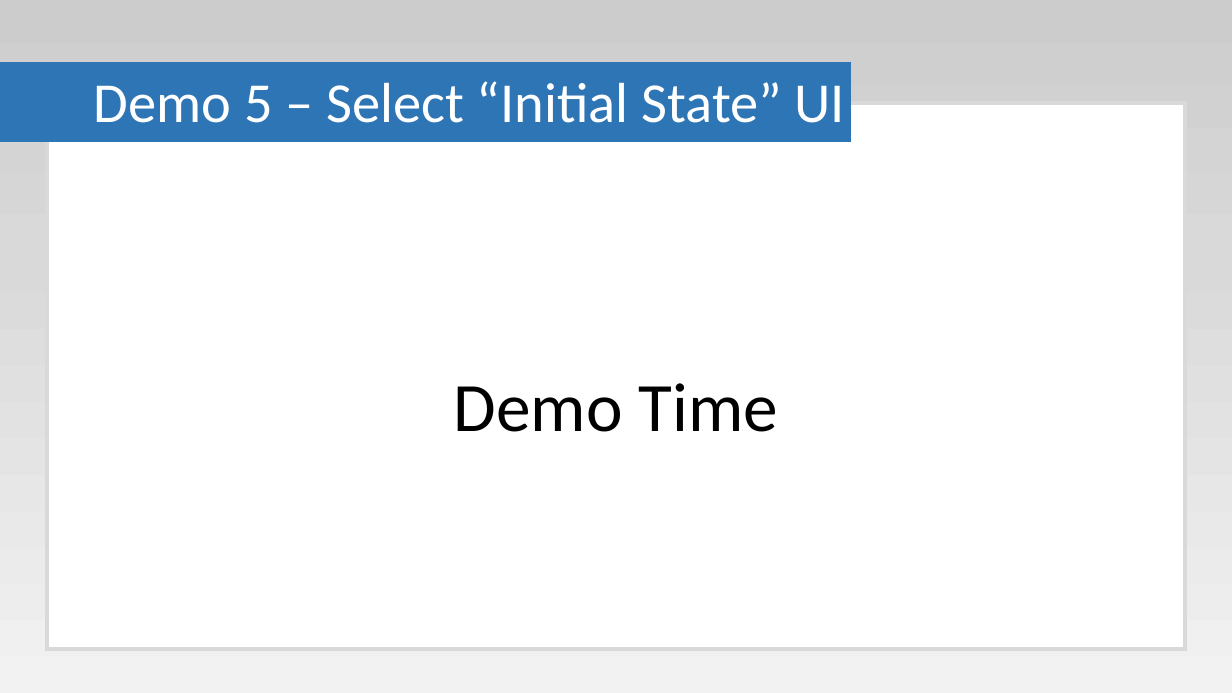
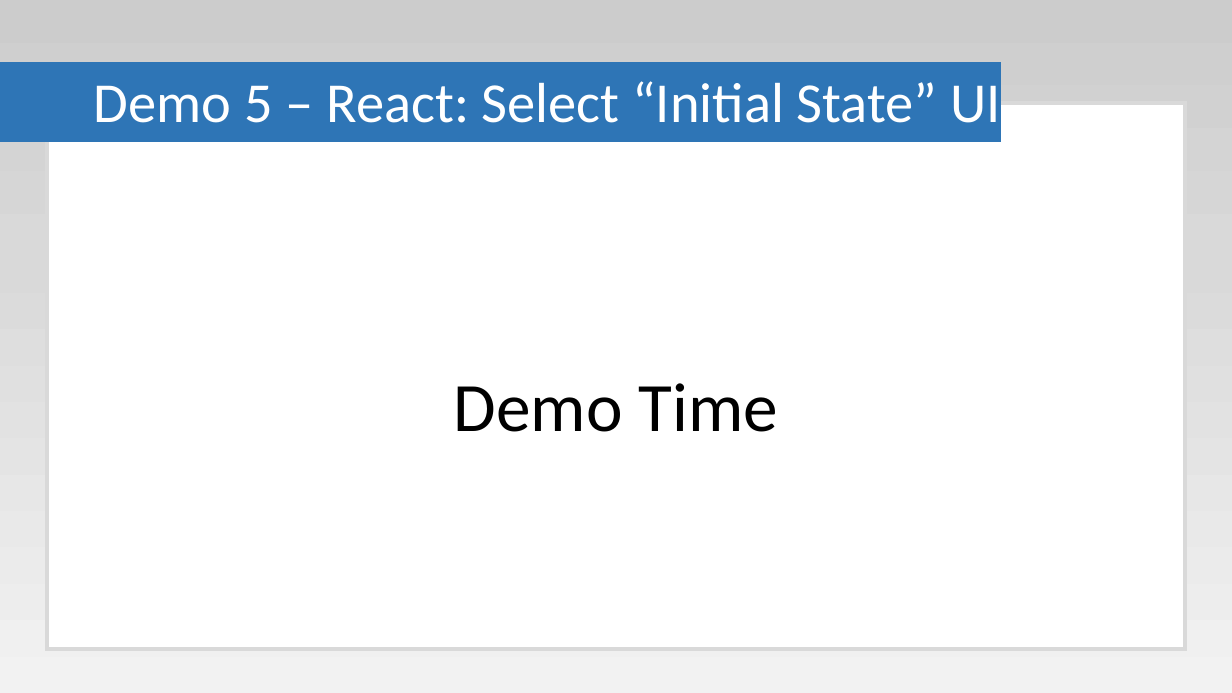
Before and after one commit to Paul-Hadfield/GameOfLife-Talk, a slide deck: slide 45 of Game Of Life Presentation.pptx (slide 44 before the commit). Drawn at 1232x693 pixels with LibreOffice and Linux fonts; fonts in the diff are those of the drawing. Boxes give left, top, right and bottom in pixels: in the first picture for what was removed or moved away, otherwise in the second. Text is boxed around its words. In the diff, an @@ line names an element or a change of style, - is before the commit and + after.

```diff
--- a/Game Of Life Presentation.pptx
+++ b/Game Of Life Presentation.pptx
@@ rectangle: place and size @@
-rectangle at box(0, 63, 851, 141)
+rectangle at box(0, 63, 1001, 141)
@@ title at box(94, 81, 1000, 123): text changed @@
-Demo 5 – Select “Initial State” UI
+Demo 5 – React: Select “Initial State” UI
```
Also in this commit, not shown: 2 other slides changed, 3 slides added.
